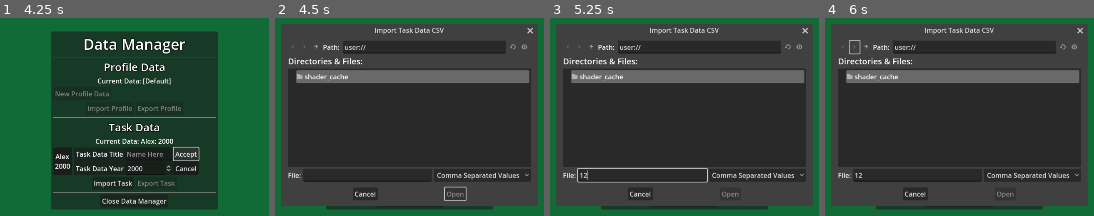
Above: before the commit, frames 1-4 (left to right).
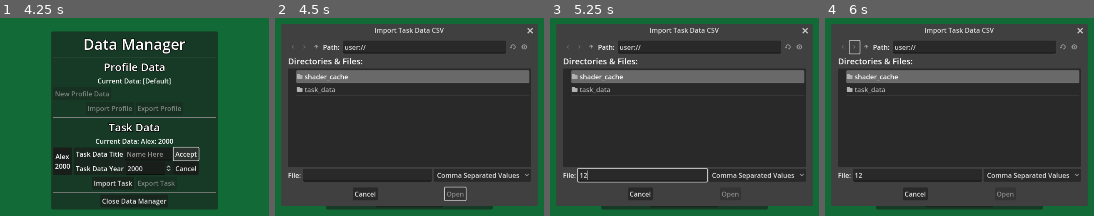
Above: after the commit, the same moments.

Repository: Phoenix-Greenleaf/GG-Household-Helper
Game: Godot game, scene res://scenes/data_manager_screen.tscn
The game is run twice, just before and just after one commit, with the same random seed, the same clock (stepped at 60 frames per second) and the same inputs. This scene is started directly instead of the project's main scene.
Inputs (mouse positions are in pixels of both pictures, inside the frame that each line leads up to):
- Up to frame 1 (4.25 s): click "New Data" at 0.5 s; click (129, 154) at 1.27 s; type "Alex" at 1.35 s; click "Accept" at 2 s; click "New Data" at 2.75 s; click "Accept" at 3.5 s
- Up to frame 2 (4.5 s): click "Import Task" at 4.25 s
- Up to frame 3 (5.25 s): click (641, 174) at 5.02 s; type "12" at 5.1 s
- Up to frame 4 (6 s): click (854, 47) at 5.75 s

Frame 1 is identical in both runs. In frame 2, 0.2% of the frame differs, in the area x 8-23%, y 34-38%; in frame 3, 0.2%; in frame 4, 0.2%.

Commit message:
Saving my Saves is  successful!
Tasksheet data arrays are now separated by section (Y,M,W,D) for maximized easy of loading into the Task GridContainer. Added @export to more things to get ResourceSaver to work, to no avail. Then added a folder manually to User directory, and it works! Even without the overkill exports! Played with DirAccess and now the directories are checked/created right before needed (you will not have a user/export folder unless you export something)

Diff:
--- a/gui/data_manager/data_manager.gd
+++ b/gui/data_manager/data_manager.gd
@@ -10,6 +10,8 @@
 @onready var task_grid: GridContainer = %TaskGrid
 @onready var current_tasksheet_label: Label = %CurrentTasksheetLabel
 
+#@export var tasksheet_data : TaskSpreadsheetData
+#@export var tasksheet_save_error : Error    #most recent @export in attempt to ResourceSaver successfully
 
 var task_save_button_group = preload("res://gui/data_manager/task_save_button_group.tres")
 var task_save_button = preload("res://gui/data_manager/task_save_button.tscn")
@@ -69,7 +71,12 @@
 	task_data_year_spinbox.value = 2000
 	task_data_title_line_edit.clear()
 
-
+func directory_check(directory_to_check) -> void:
+	if not DirAccess.dir_exists_absolute(directory_to_check):
+		DirAccess.make_dir_absolute(directory_to_check)
+		prints("Created directory:", directory_to_check)
+	else:
+		prints("Directory Exists")
 
 
 
@@ -90,24 +97,26 @@
 		printerr("Task needs title, not accepted")
 #		show_new_task_button()
 		return
-	create_spreadsheet_data_and_save()
+	create_tasksheet_data_and_save()
 	task_field_reset()
 	show_new_task_button()
 
 
-func create_spreadsheet_data_and_save() -> void:
+func create_tasksheet_data_and_save() -> void:
 	var tasksheet_year := int(task_data_year_spinbox.value)
 	var tasksheet_name: String = task_data_title_line_edit.text
-	var tasksheet_data := TaskSpreadsheetData.new(tasksheet_year, tasksheet_name)
+	var tasksheet_data = TaskSpreadsheetData.new(tasksheet_year, tasksheet_name)
 	var tasksheet_save_name = tasksheet_name + "_" + str(tasksheet_year)
 	var filepath: String = tasksheet_folder + tasksheet_save_name + ".res"
-	var save_error = ResourceSaver.save(tasksheet_data, filepath)
-	if save_error != OK:
+	prints("Filepath for save:", filepath)
+	directory_check(tasksheet_folder)
+	var tasksheet_save_error = ResourceSaver.save(tasksheet_data, filepath)
+	if tasksheet_save_error != OK:
 		var error_highscore = error_keys.size() - 1
-		if save_error > error_highscore:
-			printerr("Failed to save resource: NEW HIGHSCORE! ", save_error, "!")
+		if tasksheet_save_error > error_highscore:
+			printerr("Failed to save resource: NEW HIGHSCORE! ", tasksheet_save_error, "!")
 		else:
-			printerr("Failed to save resource: ", error_keys[save_error], " ", save_error)
+			printerr("Failed to save resource: ", error_keys[tasksheet_save_error], " ", tasksheet_save_error)
 	create_task_save_button(tasksheet_data)
 
 
--- a/gui/task_spreadsheet/task_spreadsheet_data.gd
+++ b/gui/task_spreadsheet/task_spreadsheet_data.gd
@@ -4,7 +4,10 @@
 
 @export var spreadsheet_year : int
 @export var spreadsheet_title : String
-@export var spreadsheet_data: Array[TaskData]
+@export var spreadsheet_year_data: Array[TaskData]
+@export var spreadsheet_month_data: Array[TaskData]
+@export var spreadsheet_week_data: Array[TaskData]
+@export var spreadsheet_day_data: Array[TaskData]
 
 
 func _init(
@@ -14,6 +17,18 @@
 	spreadsheet_year = spreadsheet_year_parameter
 	spreadsheet_title = spreadsheet_title_parameter
 	prints("Spreadsheet initialized:", spreadsheet_title, spreadsheet_year)
+
+
+
+
+
+
+
+
+
+
+
+#func add_task()
 
 
 func initialization_test():
@@ -32,6 +47,3 @@
 		spreadsheet_year,
 		)
 	test_task.print_task_data()
-
-
-#func add_task()
--- a/scenes/editor.gd
+++ b/scenes/editor.gd
@@ -18,7 +18,7 @@
 	set_current_date_label()
 	print_ready()
 	if DataGlobal.current_tasksheet_data:
-		update_current_tasksheet_label()
+		update_current_tasksheet()
 
 
 
@@ -42,7 +42,7 @@
 	popup.connect("id_pressed", menu_button_actions)
 
 func connect_other_signal_bus() -> void:
-	SignalBus._on_current_tasksheet_data_changed.connect(update_current_tasksheet_label)
+	SignalBus._on_current_tasksheet_data_changed.connect(update_current_tasksheet)
 
 
 func print_ready() -> void:
@@ -64,9 +64,17 @@
 func close_data_manager_popup() -> void:
 	data_manager_center.visible = false
 
+func update_current_tasksheet() -> void:
+	update_current_tasksheet_label()
+	update_tasksheet_grid()
+
 
 func update_current_tasksheet_label() -> void:
 	var title = DataGlobal.current_tasksheet_data.spreadsheet_title
 	var year = DataGlobal.current_tasksheet_data.spreadsheet_year
 	var new_label = title + ": " + str(year)
 	current_save_label.text = new_label
+
+
+func update_tasksheet_grid() -> void:
+	pass
--- a/scenes/editor.tscn
+++ b/scenes/editor.tscn
@@ -255,6 +255,7 @@
 paired_checkbox_menu_button = NodePath("../MainMargin/MainHBox/SideMenuVBox/CurrentCheckboxButton")
 
 [node name="DataManagerCenter" type="CenterContainer" parent="."]
+visible = false
 layout_mode = 1
 anchors_preset = 15
 anchor_right = 1.0
